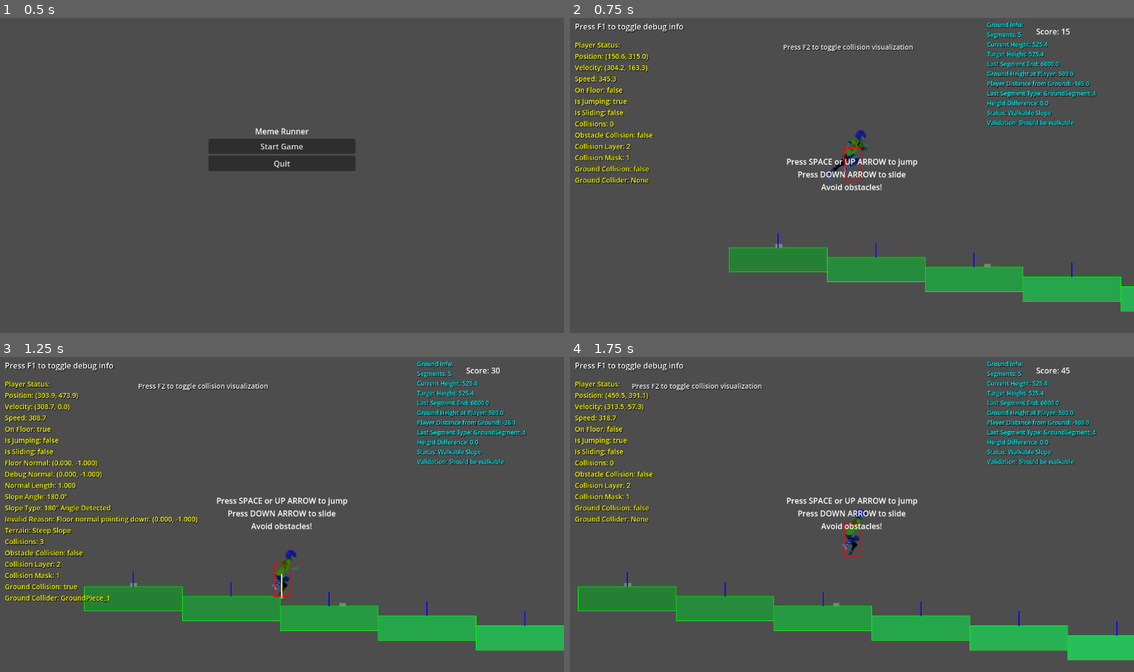
Above: before the commit, frames 1-4 (two rows, left to right).
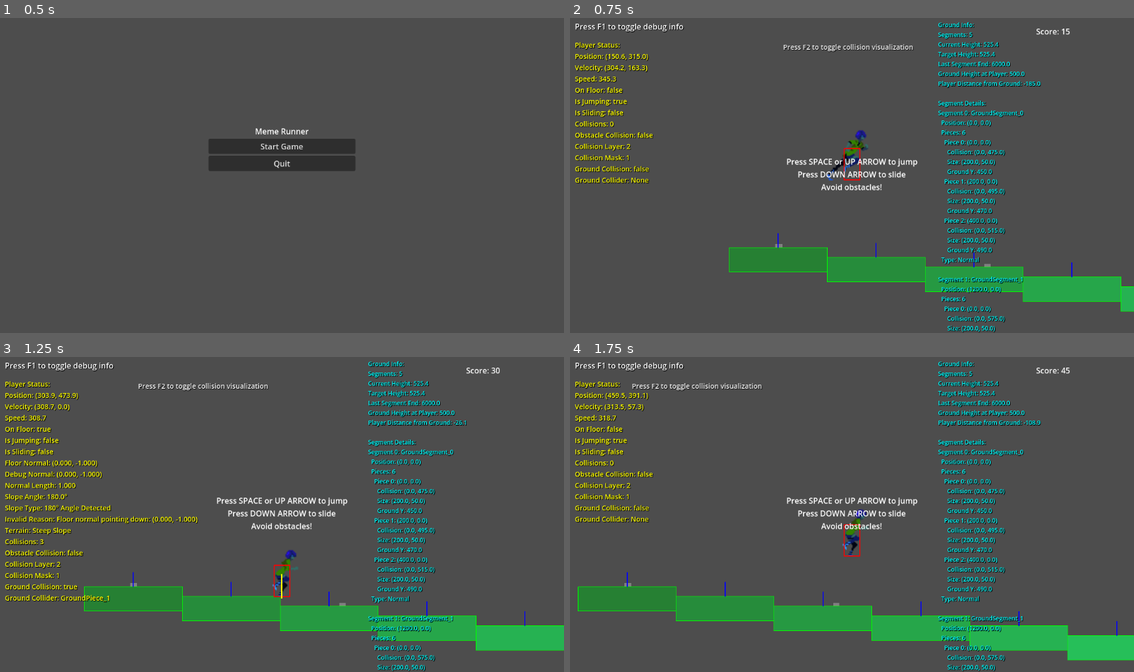
Above: after the commit, the same moments.

Repository: DeweyHur/meme_runner
Game: Godot game, scene res://scenes/MainMenu.tscn
Same seed, same stepped clock (60 frames per second), same inputs: the game is played once before the commit and once after it.
Inputs:
- Up to frame 1 (0.5 s): no input
- Up to frame 2 (0.75 s): click "Start Game" at 0.5 s
- Up to frame 3 (1.25 s): no input
- Up to frame 4 (1.75 s): tap Space (jump) at 1.25, 1.52 s; hold Up (ui_up) from 1.28 s (still down); hold Shift (slide) from 1.28 s (still down)

Frame 1 is identical in both runs. In frame 2, 4.7% of the frame differs, in the area x 65-94%, y 1-100%; in frame 3, 4.7%; in frame 4, 4.7%.

Commit message:
Add detailed segment debug info showing Y positions of ground pieces

Diff:
--- a/scripts/DebugOverlay.gd
+++ b/scripts/DebugOverlay.gd
@@ -152,10 +152,58 @@
 		ground_info += "Ground Height at Player: %.1f\n" % ground_height_at_player
 		ground_info += "Player Distance from Ground: %.1f\n" % (player.position.y - ground_height_at_player)
 
+	# Show detailed segment information
+	ground_info += "\nSegment Details:\n"
+
+	# Show last 5 segments (most relevant)
+	var segments_to_show = min(5, procedural_ground.segments.size())
+	var start_index = max(0, procedural_ground.segments.size() - segments_to_show)
+
+	for i in range(start_index, procedural_ground.segments.size()):
+		var segment = procedural_ground.segments[i]
+		ground_info += "Segment %d: %s\n" % [i, segment.name]
+		ground_info += "  Position: (%.1f, %.1f)\n" % [segment.position.x, segment.position.y]
+		ground_info += "  Pieces: %d\n" % segment.get_child_count()
+
+		# Show piece details for this segment
+		for j in range(min(3, segment.get_child_count())):  # Show first 3 pieces
+			var piece = segment.get_child(j)
+			if piece is StaticBody2D:
+				ground_info += "    Piece %d: (%.1f, %.1f)\n" % [j, piece.position.x, piece.position.y]
+
+				# Find collision shape
+				for child in piece.get_children():
+					if child is CollisionShape2D:
+						ground_info += "      Collision: (%.1f, %.1f)\n" % [child.position.x, child.position.y]
+						if child.shape and child.shape is RectangleShape2D:
+							var rect = child.shape as RectangleShape2D
+							ground_info += "      Size: (%.1f, %.1f)\n" % [rect.size.x, rect.size.y]
+							# Calculate actual ground Y position
+							var actual_ground_y = segment.position.y + piece.position.y + child.position.y - rect.size.y/2
+							ground_info += "      Ground Y: %.1f\n" % actual_ground_y
+						break
+
+		# Show terrain type if available
+		if segment.name.contains("uphill"):
+			ground_info += "  Type: Uphill Slope\n"
+		elif segment.name.contains("downhill"):
+			ground_info += "  Type: Downhill Slope\n"
+		elif segment.name.contains("hill"):
+			ground_info += "  Type: Hill\n"
+		elif segment.name.contains("valley"):
+			ground_info += "  Type: Valley\n"
+		elif segment.name.contains("plateau"):
+			ground_info += "  Type: Plateau\n"
+		elif segment.name.contains("bumpy"):
+			ground_info += "  Type: Bumpy\n"
+		else:
+			ground_info += "  Type: Normal\n"
+
+		ground_info += "\n"
+
 	# Get current terrain type if available
 	if procedural_ground.segments.size() > 0:
 		var last_segment = procedural_ground.segments[-1]
-		ground_info += "Last Segment Type: %s\n" % last_segment.name
 
 		# Show height difference info
 		var height_diff = procedural_ground.target_height - procedural_ground.current_height
@@ -169,7 +217,7 @@
 
 	# Position ground debug label at fixed position (middle-left of screen)
 	var viewport_size = get_viewport().get_visible_rect().size
-	ground_debug_label.position = Vector2(viewport_size.x - 300, 10)
+	ground_debug_label.position = Vector2(viewport_size.x - 400, 10)
 
 	# Update label text
 	ground_debug_label.text = ground_info
